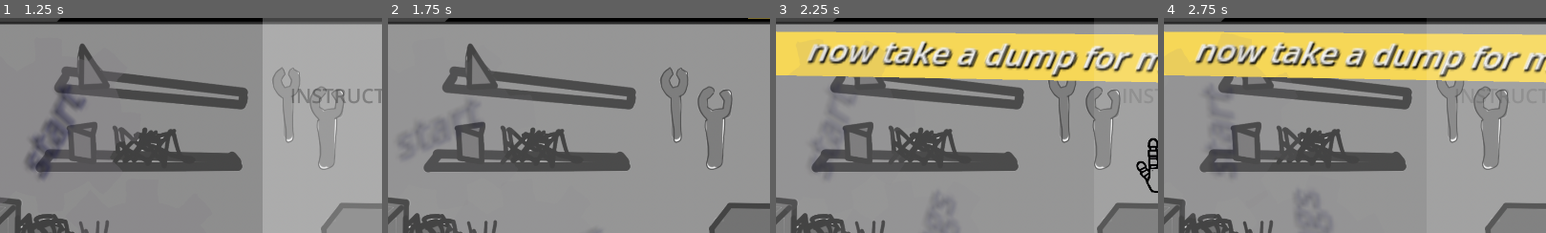
Above: before the commit, frames 1-4 (left to right).
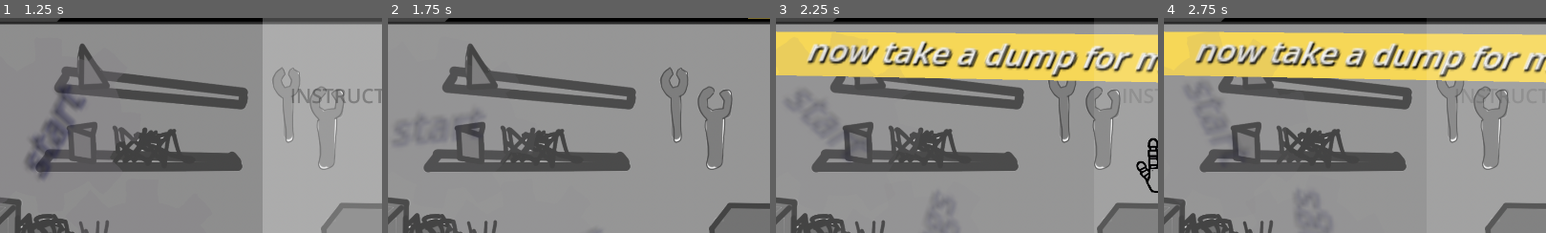
Above: after the commit, the same moments.

Repository: enderpyy/machina
Game: Godot game, scene res://scenes/root.tscn
Same seed, same stepped clock (60 frames per second), same inputs: the game is played once before the commit and once after it.
Inputs (mouse positions are % of the whole screen's width and height, from its top left):
- Up to frame 1 (1.25 s): tap Enter at 0.5 s; move the mouse to (18, 25) at 0.52 s; hold A (bag) from 0.53 s (still down); click (18, 25) at 0.67 s
- Up to frame 2 (1.75 s): move the mouse to (29, 58) at 1.27 s; release A (bag) at 1.28 s; click (29, 58) at 1.35 s
- Up to frame 3 (2.25 s): move the mouse to (60, 28) at 2.02 s; hold A (bag) from 2.03 s (still down); click (60, 28) at 2.17 s
- Up to frame 4 (2.75 s): keep holding A (bag)
The pictures show only the part of the screen within x 11-61%, y 0-50%; the shares and areas given below are measured in that part.

Frame 1 is identical in both runs. In frame 2, 0.1% of the frame differs, in the area x 2-24%, y 39-62%; in frame 3, 0.3%, in the area x 5-24%, y 34-67%; in frame 4, 0.2%.

Commit message:
FIXED ANIMATION

Diff:
--- a/machina/scenes/main_menu.tscn
+++ b/machina/scenes/main_menu.tscn
@@ -84,7 +84,7 @@
 "times": PackedFloat32Array(0, 1),
 "transitions": PackedFloat32Array(2.14355, 2.46229),
 "update": 0,
-"values": [0.0, -1.35438]
+"values": [0.0, 1.36136]
 }
 tracks/2/type = "value"
 tracks/2/imported = false
